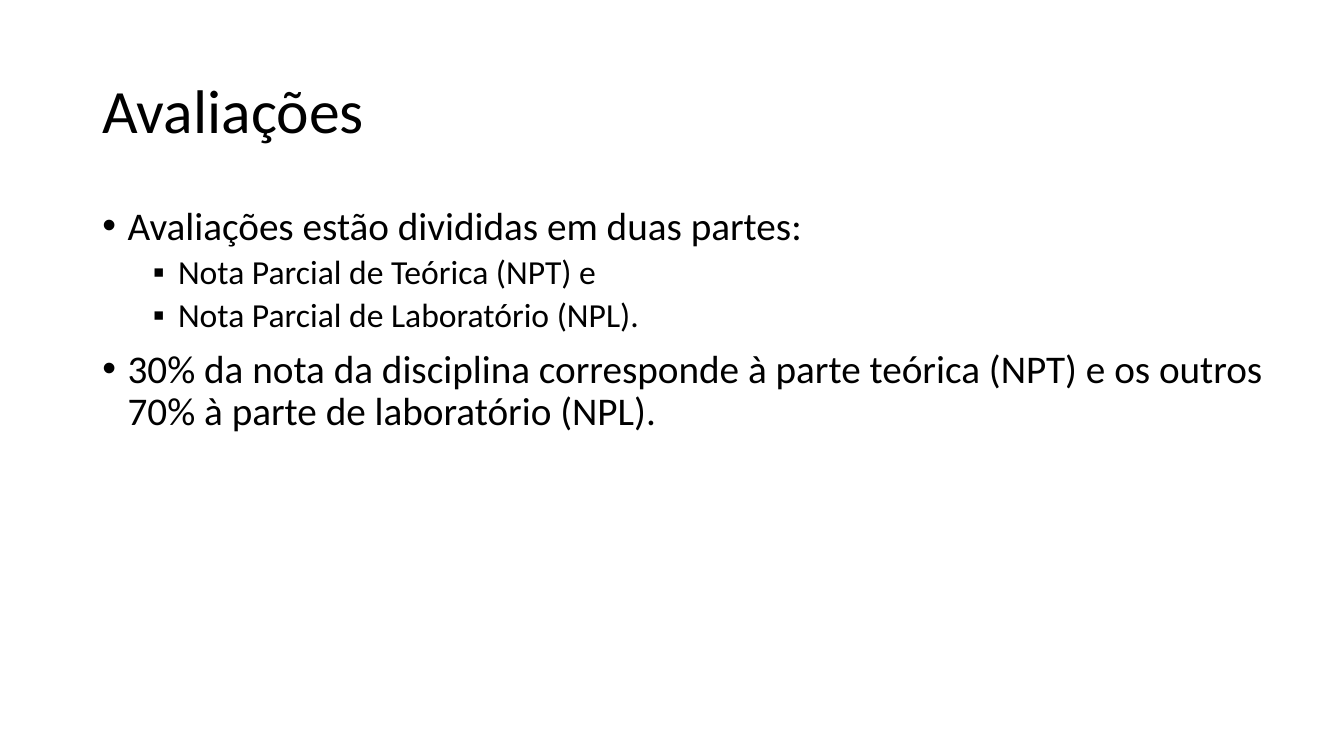
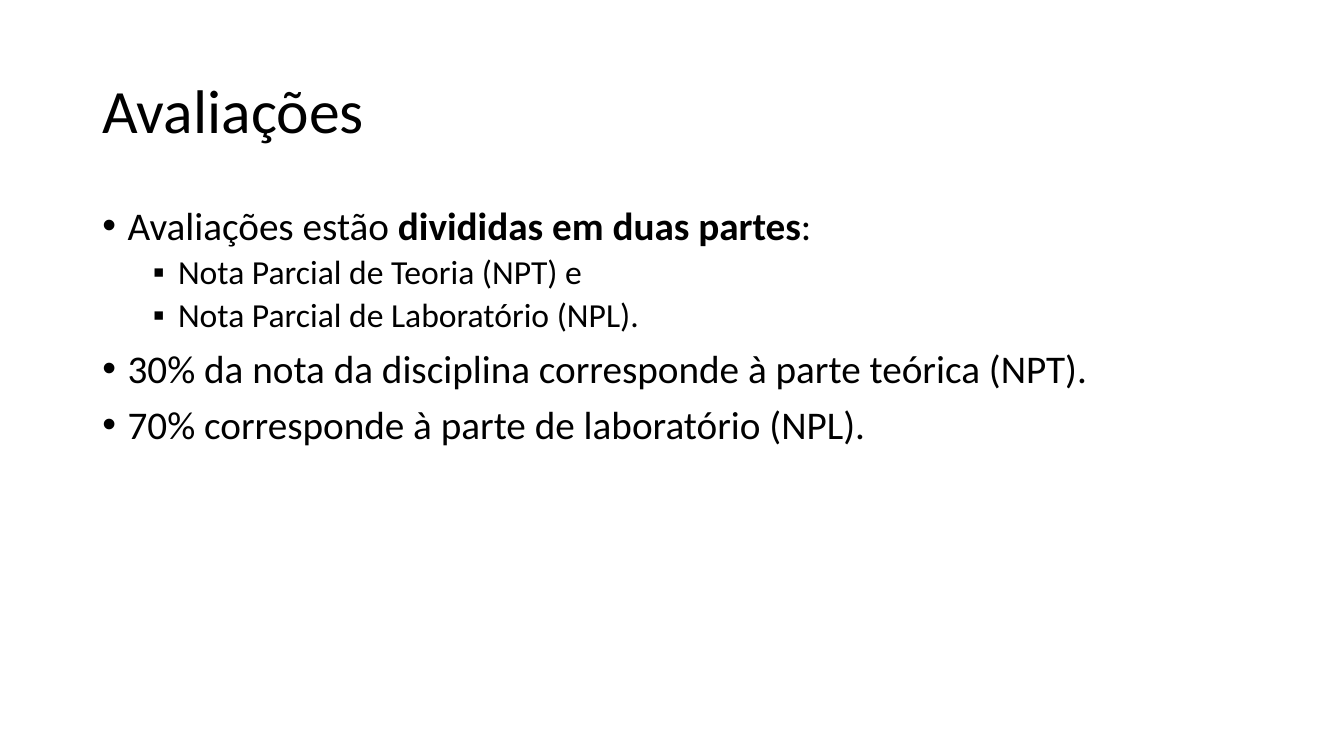
Before and after one commit to zz4fap/c24_inteligencia_artificial, a slide deck: slide 5 of slides/C24_Introdução.pptx. Drawn at 1344x756 pixels with LibreOffice and Linux fonts; fonts in the diff are those of the drawing. Boxes give left, top, right and bottom in pixels: in the first picture for what was removed or moved away, otherwise in the second. Text is boxed around its words. In the diff, an @@ line names an element or a change of style, - is before the commit and + after.

```diff
--- a/slides/C24_Introdução.pptx
+++ b/slides/C24_Introdução.pptx
@@ text at [128, 212, 811, 247]: bold on in "divididas em duas partes:" @@
@@ text at [178, 259, 582, 289]: text changed @@
-  ▪ Nota Parcial de Teórica (NPT) e
+  ▪ Nota Parcial de Teoria (NPT) e
@@ text at [128, 354, 1087, 446]: text changed @@
-• 30% da nota da disciplina corresponde à parte teórica (NPT) e os outros 70% à parte de laboratório (NPL).
+• 30% da nota da disciplina corresponde à parte teórica (NPT).
+• 70% corresponde à parte de laboratório (NPL).
```
Also in this commit, not shown: 4 other slides changed, 1 slide added, 1 other file.
